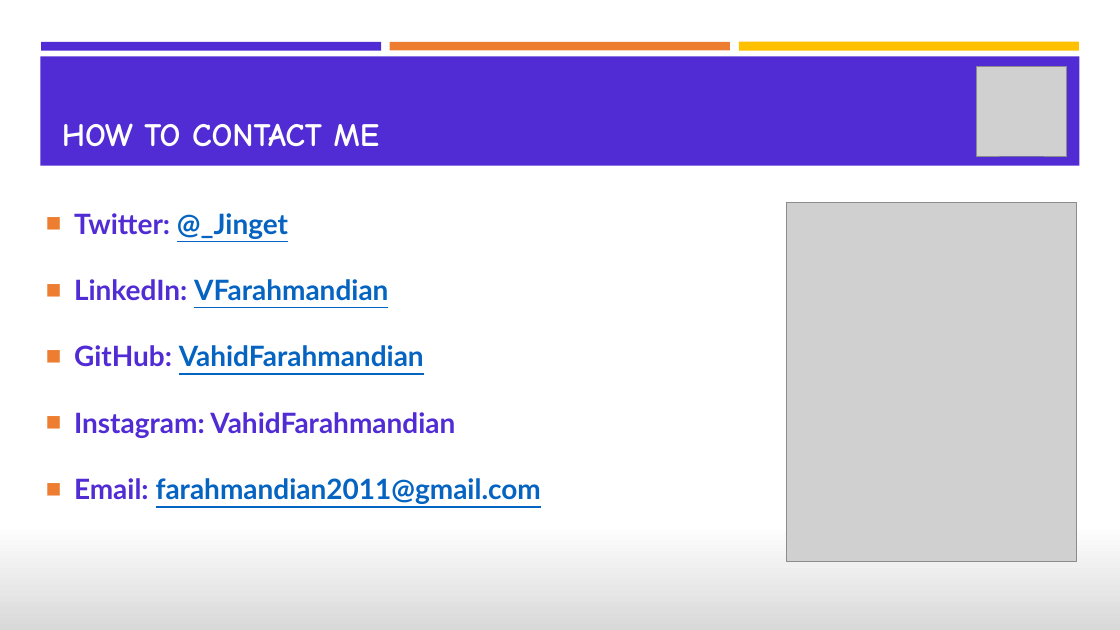
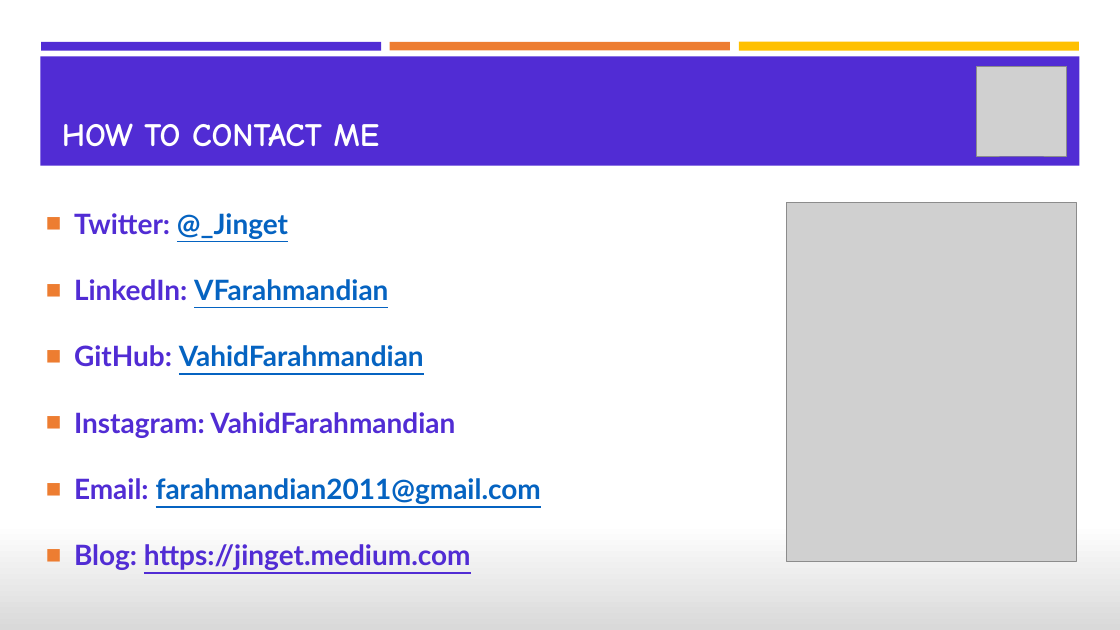
Before and after one commit to VahidFarahmandian/efcore6-sql-temporal-tables, a slide deck: slide 13 of documents/SQL Server Temporal Tables in EF Core 6.0.pptx. Drawn at 1120x630 pixels with LibreOffice and Linux fonts; fonts in the diff are those of the drawing; grey boxes stand for pictures. Boxes give left, top, right and bottom in pixels: in the first picture for what was removed or moved away, otherwise in the second. Text is boxed around its words. In the diff, an @@ line names an element or a change of style, - is before the commit and + after.

```diff
--- a/documents/SQL Server Temporal Tables in EF Core 6.0.pptx
+++ b/documents/SQL Server Temporal Tables in EF Core 6.0.pptx
@@ text at <box>74,544,471,570</box>: paragraph added @@
+■ Blog: https://jinget.medium.com
```
Also in this commit, not shown: 1 other file.
